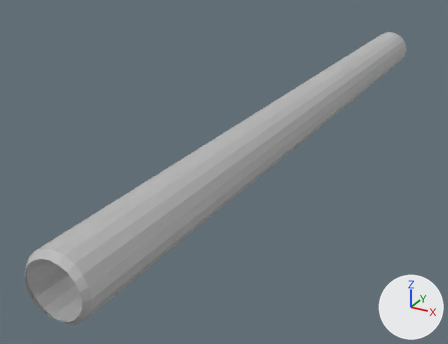
The Blender file Flintlock.blend: old version first, new version second.
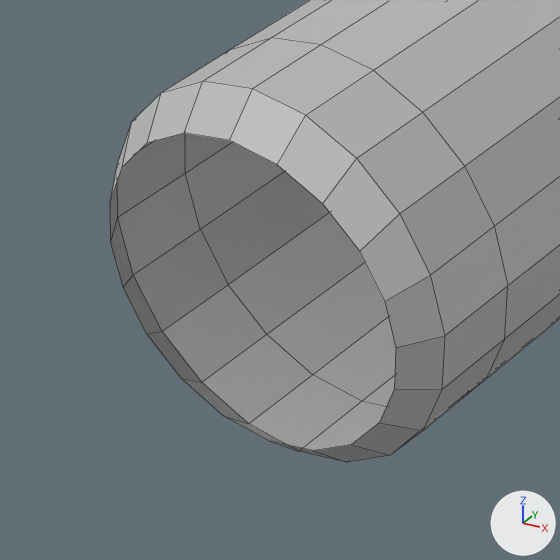
Each version is shown whole from a 50 mm camera at (0.93, -3.12, 3.22) aimed at (-0.34, -0.8, 2.06), then close up on the part from 1% to 26% of the width and 68% to 100% of the height. Arrows for +X, +Y and +Z are at lower right; the lights stay in place. The close-ups show mesh edges as thin lines. The same objects are shown in both versions, whatever each file hides.

The scene before the commit, as lines of its bpy script (objects in view):
```python
me_cylinder_002 = bpy.data.meshes.new('Cylinder.002')
me_cylinder_002.from_pydata(...)  # 140 vertices, 121 faces, 1 loose edge; spans x -0.3..0.3, y -2.89..3.56, z -0.22..0.22
me_cylinder_002.materials.append(mat_material_005)  # grey #bcbcbc
ob_gune_barrel = bpy.data.objects.new('gune barrel', me_cylinder_002)
ob_gune_barrel.location = (-0.0992, -0.7167, 2.2995)
ob_gune_barrel.scale = (0.366, 0.5, 0.5)
```
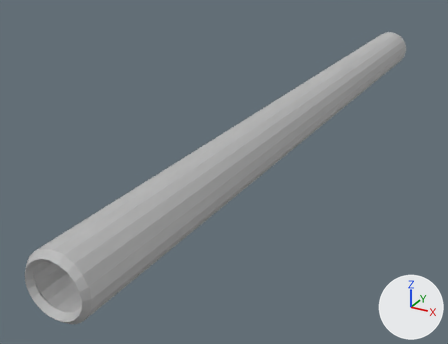
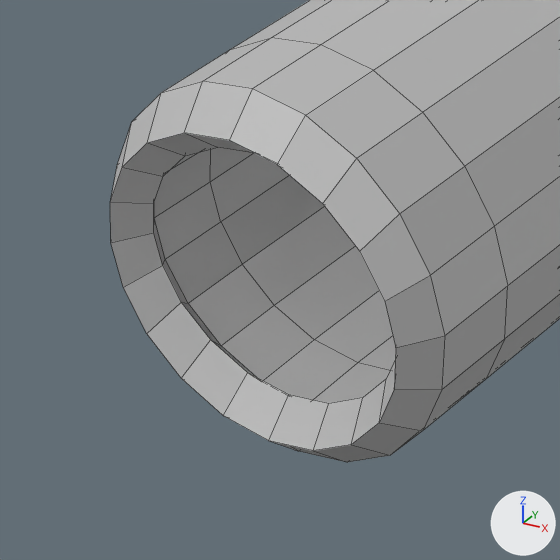
Pixel boxes (x1, y1, x2, y2) of what changed, in the close-ups (560 x 560 px):
part 1 of me_cylinder_002, added
    after: (110, 133, 396, 451)

The edits, one by one:
me_cylinder_002 is used by ob_gune_barrel; location (-0.0992, -0.7167, 2.2995); scale (0.366, 0.5, 0.5).
me_cylinder_002 had 140 vertices, 121 faces, 1 loose edge and spanned x -0.3..0.3, y -2.89..3.56, z -0.22..0.22.
me_cylinder_002 now has 280 vertices, 262 faces, 2 loose edges and spans x -0.3..0.3, y -2.89..3.56, z -0.22..0.22.
me_cylinder_002 part 1: 140 vertices added at x -0.26..0.26, y -2.85..3.51, z -0.18..0.18.
